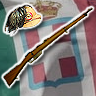
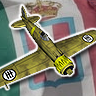
Two versions of the same layered image (96 × 96). Layer-by-layer changes:
added layer "MC 200" above "Gabbiano" over box(0, 6, 96, 89)
hid "Bersaglieri Insignia" over box(5, 5, 42, 36)
hid "Carcano Mod. 91/41" over box(3, 8, 93, 87)
